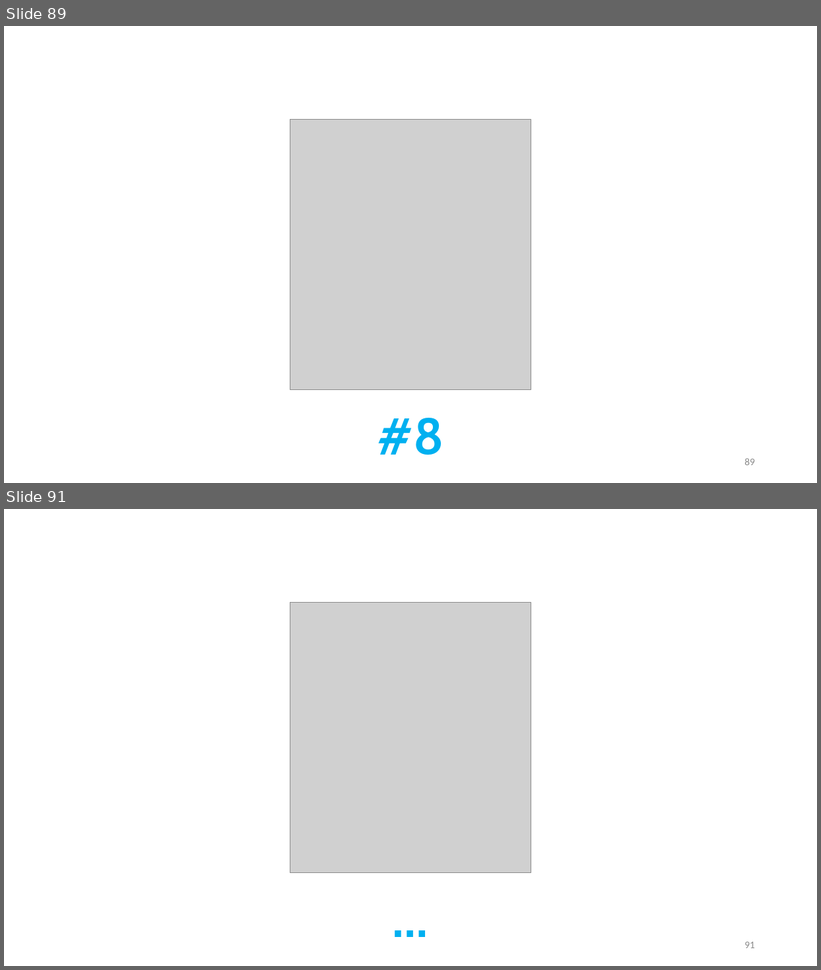
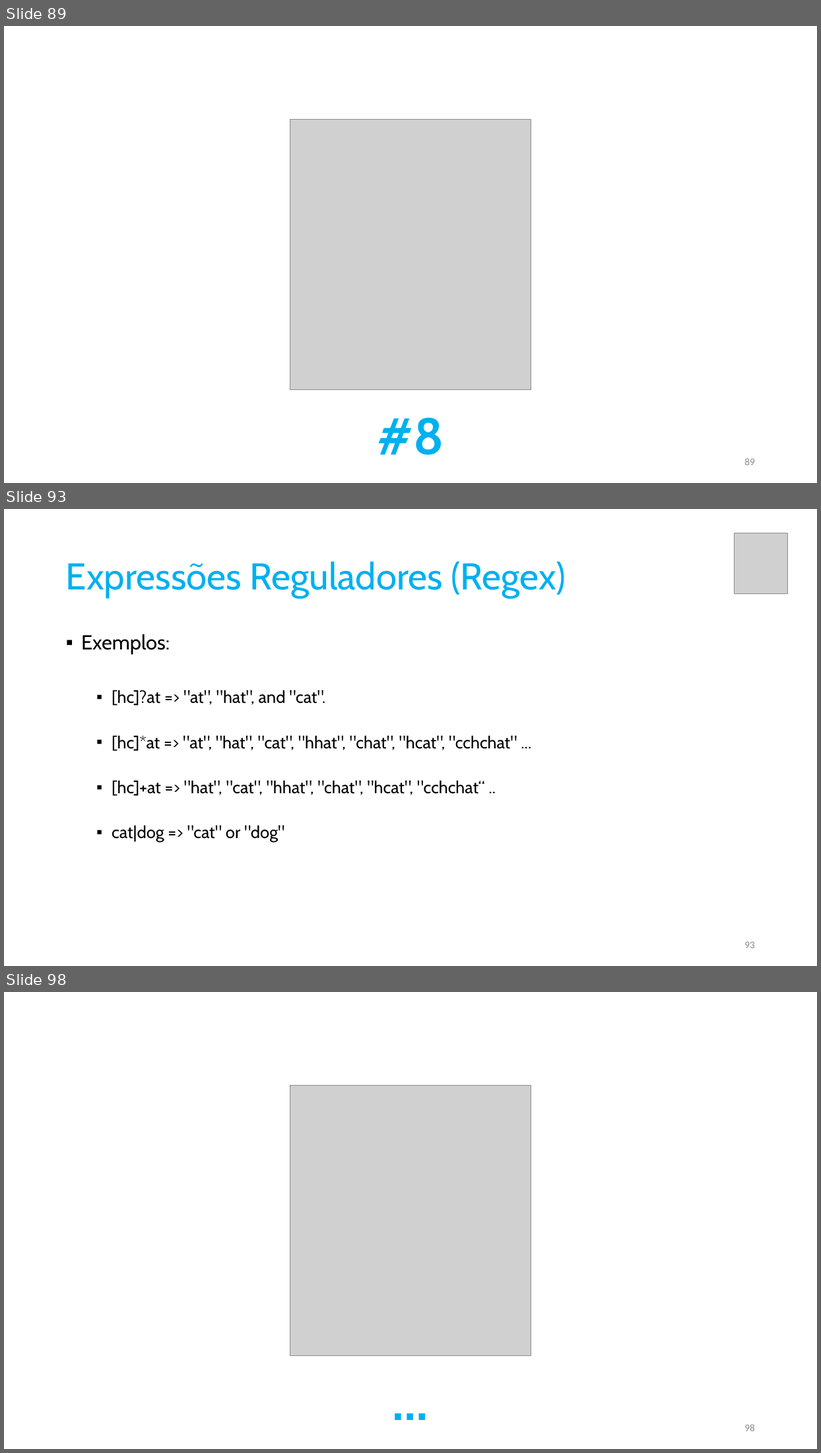
Before and after one commit to pfaco/ees_cpp, a slide deck: slides/C++.pptx. Shown one above the other, each under a label of ours: slides 89 and 91 before the commit, slides 89, 93 and 98 after it; the slides between them are not shown. The pictures are 821x970 and 821x1453 pixels, drawn with LibreOffice and Linux fonts; fonts in the diff are those of the drawing; grey boxes stand for pictures. Boxes give left, top, right and bottom in pixels: in the first picture for what was removed or moved away, otherwise in the second. Text is boxed around its words. In the diff, an @@ line names an element or a change of style, - is before the commit and + after.

```diff
--- a/slides/C++.pptx
+++ b/slides/C++.pptx
@@ slide 93 added at bbox=[4, 509, 817, 966], background #FFFFFF @@
@@ picture added at bbox=[735, 533, 789, 593] @@
@@ title added at bbox=[66, 561, 566, 598], 44 pt, text #00B0F0 @@
+Expressões Reguladores (Regex)
@@ text added at bbox=[81, 634, 517, 842], 20 pt, text #000000 @@
+▪ Exemplos:
+  ▪ [hc]?at => "at", "hat", and "cat".
+  ▪ [hc]*at => "at", "hat", "cat", "hhat", "chat", "hcat", "cchchat" ...
+  ▪ [hc]+at => "hat", "cat", "hhat", "chat", "hcat", "cchchat“ ..
+  ▪ cat|dog => "cat" or "dog"
@@ page number added at bbox=[745, 942, 755, 949], 12 pt, text #8C8C8C @@
+93
@@ what was slide 91 is now slide 98 @@
@@ page number at bbox=[745, 1424, 755, 1432]: text changed @@
-91
+98
```
Also in this commit, not shown: 7 other slides added, 1 slide removed, 14 other files.
